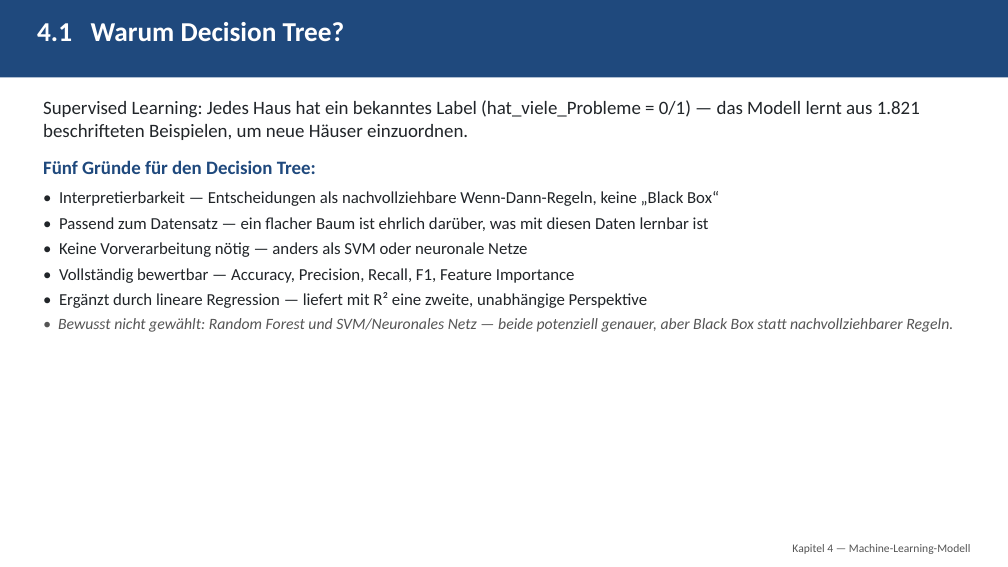
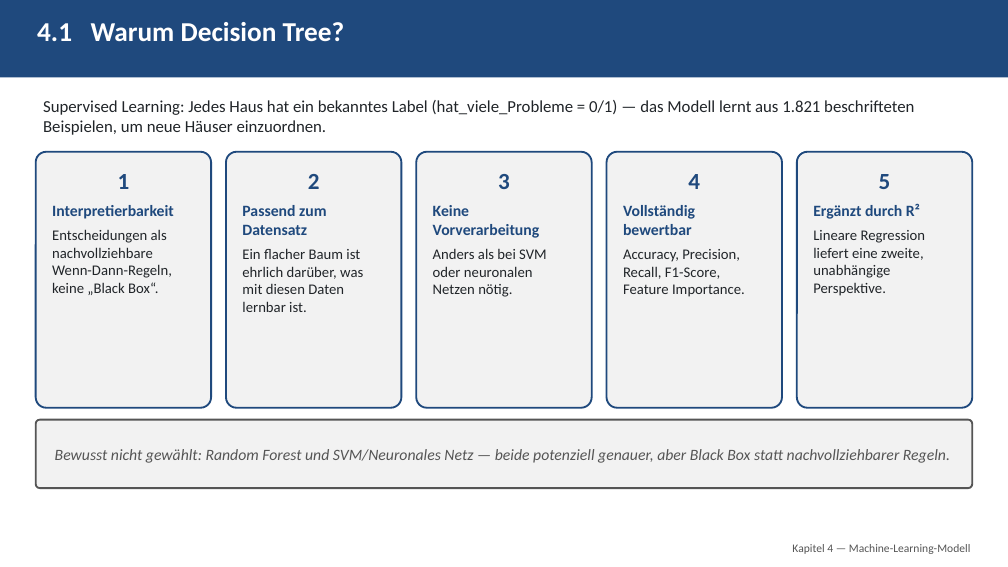
Before and after one commit to eufunk/Qualitaets_Muster_Finder, a slide deck: slide 22 of Doku/PPT/Projektbegleitende_Praesentation.pptx (slide 26 before the commit). Drawn at 1008x567 pixels with LibreOffice and Linux fonts; fonts in the diff are those of the drawing. Boxes give left, top, right and bottom in pixels: in the first picture for what was removed or moved away, otherwise in the second. Text is boxed around its words. In the diff, an @@ line names an element or a change of style, - is before the commit and + after.

```diff
--- a/Doku/PPT/Projektbegleitende_Praesentation.pptx
+++ b/Doku/PPT/Projektbegleitende_Praesentation.pptx
@@ text removed at [43, 100, 953, 332] @@
-Supervised Learning: Jedes Haus hat ein bekanntes Label (hat_viele_Probleme = 0/1) — das Modell lernt aus 1.821 beschrifteten Beispielen, um neue Häuser einzuordnen.
-Fünf Gründe für den Decision Tree:
-• Interpretierbarkeit — Entscheidungen als nachvollziehbare Wenn-Dann-Regeln, keine „Black Box“
-• Passend zum Datensatz — ein flacher Baum ist ehrlich darüber, was mit diesen Daten lernbar ist
-• Keine Vorverarbeitung nötig — anders als SVM oder neuronale Netze
-• Vollständig bewertbar — Accuracy, Precision, Recall, F1, Feature Importance
-• Ergänzt durch lineare Regression — liefert mit R² eine zweite, unabhängige Perspektive
-• Bewusst nicht gewählt: Random Forest und SVM/Neuronales Netz — beide potenziell genauer, aber Black Box statt nachvollziehbarer Regeln.
@@ text added at [43, 100, 914, 135], 16 pt, text #212529 @@
+Supervised Learning: Jedes Haus hat ein bekanntes Label (hat_viele_Probleme = 0/1) — das Modell lernt aus 1.821 beschrifteten Beispielen, um neue Häuser einzuordnen.
@@ rounded rectangle added at [36, 152, 211, 408], fill #F2F2F2, outline #1F497D 1.75 pt, 14 pt, text #212529 @@
+1
+Interpretierbarkeit
+Entscheidungen als nachvollziehbare Wenn-Dann-Regeln, keine „Black Box“.
@@ rounded rectangle added at [226, 152, 402, 408], fill #F2F2F2, outline #1F497D 1.75 pt, 14 pt, text #212529 @@
+2
+Passend zum Datensatz
+Ein flacher Baum ist ehrlich darüber, was mit diesen Daten lernbar ist.
@@ rounded rectangle added at [417, 152, 592, 408], fill #F2F2F2, outline #1F497D 1.75 pt, 14 pt, text #212529 @@
+3
+Keine Vorverarbeitung
+Anders als bei SVM oder neuronalen Netzen nötig.
@@ rounded rectangle added at [606, 152, 782, 408], fill #F2F2F2, outline #1F497D 1.75 pt, 14 pt, text #212529 @@
+4
+Vollständig bewertbar
+Accuracy, Precision, Recall, F1-Score, Feature Importance.
@@ rounded rectangle added at [797, 152, 972, 408], fill #F2F2F2, outline #1F497D 1.75 pt, 14 pt, text #212529 @@
+5
+Ergänzt durch R²
+Lineare Regression liefert eine zweite, unabhängige Perspektive.
@@ rounded rectangle added at [36, 420, 972, 488], fill #F2F2F2, outline #555555 1.75 pt, 15 pt, text #555555, italic @@
+Bewusst nicht gewählt: Random Forest und SVM/Neuronales Netz — beide potenziell genauer, aber Black Box statt nachvollziehbarer Regeln.
```
Also in this commit, not shown: 25 other slides changed, 8 slides removed, 28 other files.
